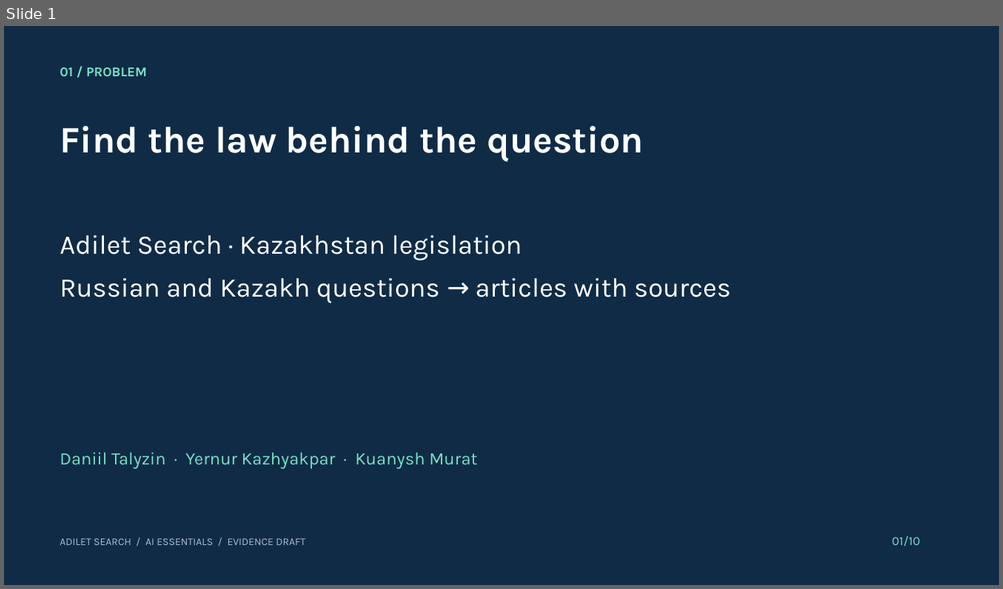
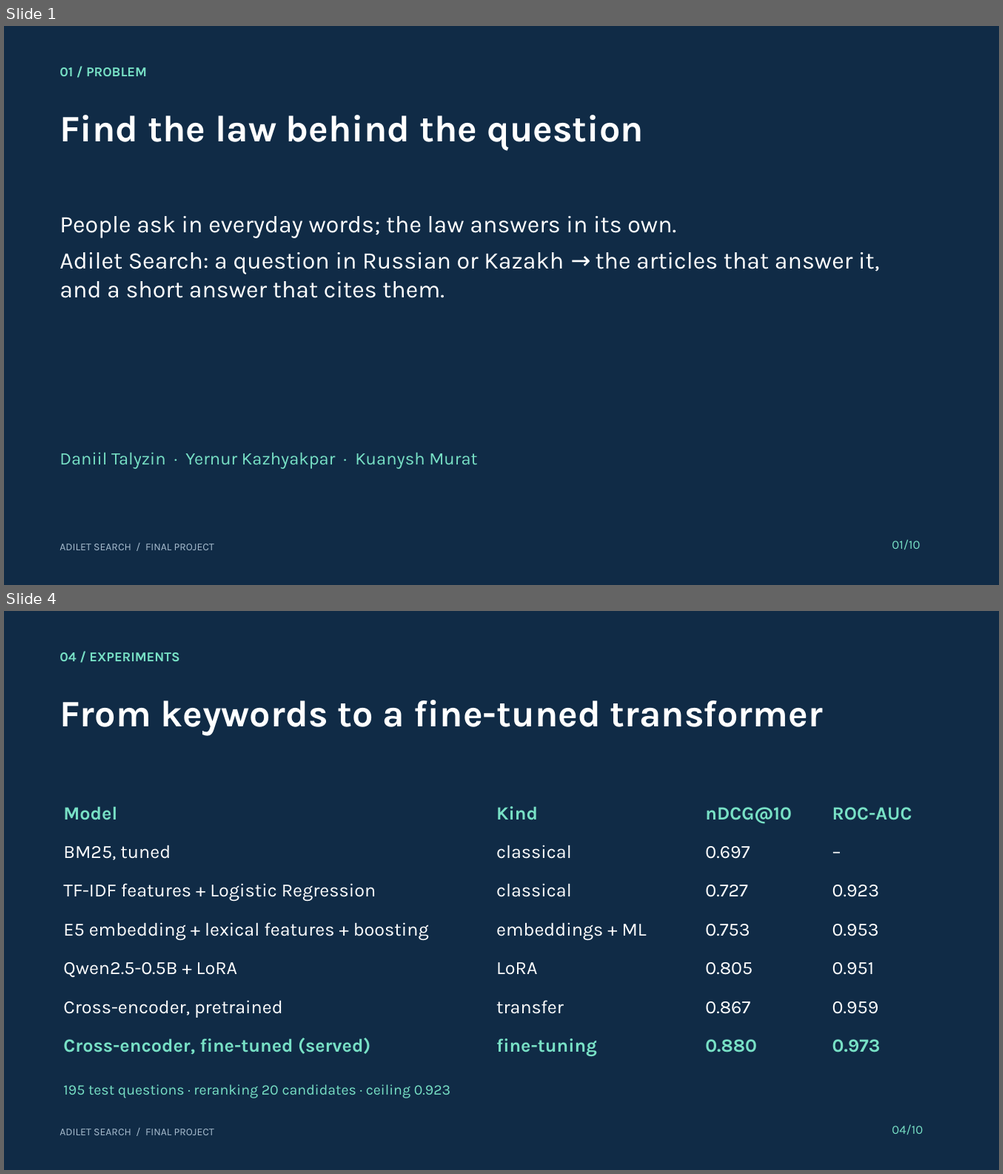
Before and after one commit to R0onen/adilet-search, a slide deck: docs/presentation/final_deck.pptx. Shown one above the other, each under a label of ours: slide 1 before the commit, slides 1 and 4 after it; the slides between them are not shown. The pictures are 1003x589 and 1003x1174 pixels, drawn with LibreOffice and Linux fonts; fonts in the diff are those of the drawing. Boxes give left, top, right and bottom in pixels: in the first picture for what was removed or moved away, otherwise in the second. Text is boxed around its words. In the diff, an @@ line names an element or a change of style, - is before the commit and + after.

Commit message:
docs: final evaluation, load test on the deployed corpus, model card for pipeline 1.0.0, presentation, guides and status

```diff
--- a/docs/presentation/final_deck.pptx
+++ b/docs/presentation/final_deck.pptx
@@ slide 4 added at [4,611,999,1170], background #102B46 @@
@@ text added at [60,652,179,661], 13 pt, text #78E1C6, bold @@
+04 / EXPERIMENTS
@@ text added at [60,700,822,735], 36 pt, text #FFFFFF, bold @@
+From keywords to a fine-tuned transformer
@@ text added at [63,806,117,820], 18 pt, text #78E1C6, bold @@
+Model
@@ text added at [496,806,538,820], 18 pt, text #78E1C6, bold @@
+Kind
@@ text added at [705,807,791,824], 18 pt, text #78E1C6, bold @@
+nDCG@10
@@ text added at [832,807,912,820], 18 pt, text #78E1C6, bold @@
+ROC-AUC
@@ text added at [63,845,170,860], 18 pt, text #FFFFFF @@
+BM25, tuned
@@ text added at [496,845,572,859], 18 pt, text #FFFFFF @@
+classical
@@ text added at [705,846,749,859], 18 pt, text #FFFFFF @@
+0.697
@@ text added at [825,836,951,874], 18 pt, text #FFFFFF @@
+–
@@ text added at [63,883,375,901], 18 pt, text #FFFFFF @@
+TF-IDF features + Logistic Regression
@@ text added at [496,883,572,897], 18 pt, text #FFFFFF @@
+classical
@@ text added at [705,885,748,897], 18 pt, text #FFFFFF @@
+0.727
@@ text added at [832,885,879,897], 18 pt, text #FFFFFF @@
+0.923
@@ text added at [63,923,429,940], 18 pt, text #FFFFFF @@
+E5 embedding + lexical features + boosting
@@ text added at [496,923,646,940], 18 pt, text #FFFFFF @@
+embeddings + ML
@@ text added at [705,924,749,937], 18 pt, text #FFFFFF @@
+0.753
@@ text added at [832,924,879,937], 18 pt, text #FFFFFF @@
+0.953
@@ text added at [63,963,237,977], 18 pt, text #FFFFFF @@
+Qwen2.5-0.5B + LoRA
@@ text added at [496,963,537,975], 18 pt, text #FFFFFF @@
+LoRA
@@ text added at [705,963,752,975], 18 pt, text #FFFFFF @@
+0.805
@@ text added at [832,963,874,975], 18 pt, text #FFFFFF @@
+0.951
@@ text added at [63,1000,283,1018], 18 pt, text #FFFFFF @@
+Cross-encoder, pretrained
@@ text added at [496,1000,563,1014], 18 pt, text #FFFFFF @@
+transfer
@@ text added at [705,1002,750,1014], 18 pt, text #FFFFFF @@
+0.867
@@ text added at [832,1002,879,1014], 18 pt, text #FFFFFF @@
+0.959
@@ text added at [63,1038,371,1055], 18 pt, text #78E1C6, bold @@
+Cross-encoder, fine-tuned (served)
@@ text added at [496,1039,597,1057], 18 pt, text #78E1C6, bold @@
+fine-tuning
@@ text added at [705,1039,757,1053], 18 pt, text #78E1C6, bold @@
+0.880
@@ text added at [832,1039,880,1053], 18 pt, text #78E1C6, bold @@
+0.973
@@ text added at [63,1085,450,1099], 14 pt, text #78E1C6 @@
+195 test questions · reranking 20 candidates · ceiling 0.923
@@ text added at [60,1129,214,1136], 10 pt, text #A9BED0 @@
+ADILET SEARCH / FINAL PROJECT
@@ text added at [891,1125,922,1135], 12 pt, text #78E1C6 @@
+04/10
@@ slide 1 changed as well @@
@@ text "Find the law behind the ..." at [60,115,643,150]: less space between paragraphs @@
@@ text "Find the law behind the ...": place and size @@
-text "Find the law behind the ..." at [60,126,643,161]
+text "Find the law behind the ..." at [60,115,643,150]
@@ text at [60,216,879,298]: text changed; size 26 to 23 pt @@
-Adilet Search · Kazakhstan legislation
-Russian and Kazakh questions → articles with sources
+People ask in everyday words; the law answers in its own.
+Adilet Search: a question in Russian or Kazakh → the articles that answer it, and a short answer that cites them.
@@ text "01/10" at [891,540,919,550]: less space between paragraphs @@
@@ text at [60,544,214,551]: text changed @@
-ADILET SEARCH / AI ESSENTIALS / EVIDENCE DRAFT
+ADILET SEARCH / FINAL PROJECT
```
Also in this commit, not shown: 1 other slide changed, 7 other slides added, 8 slides removed, 29 other files.
